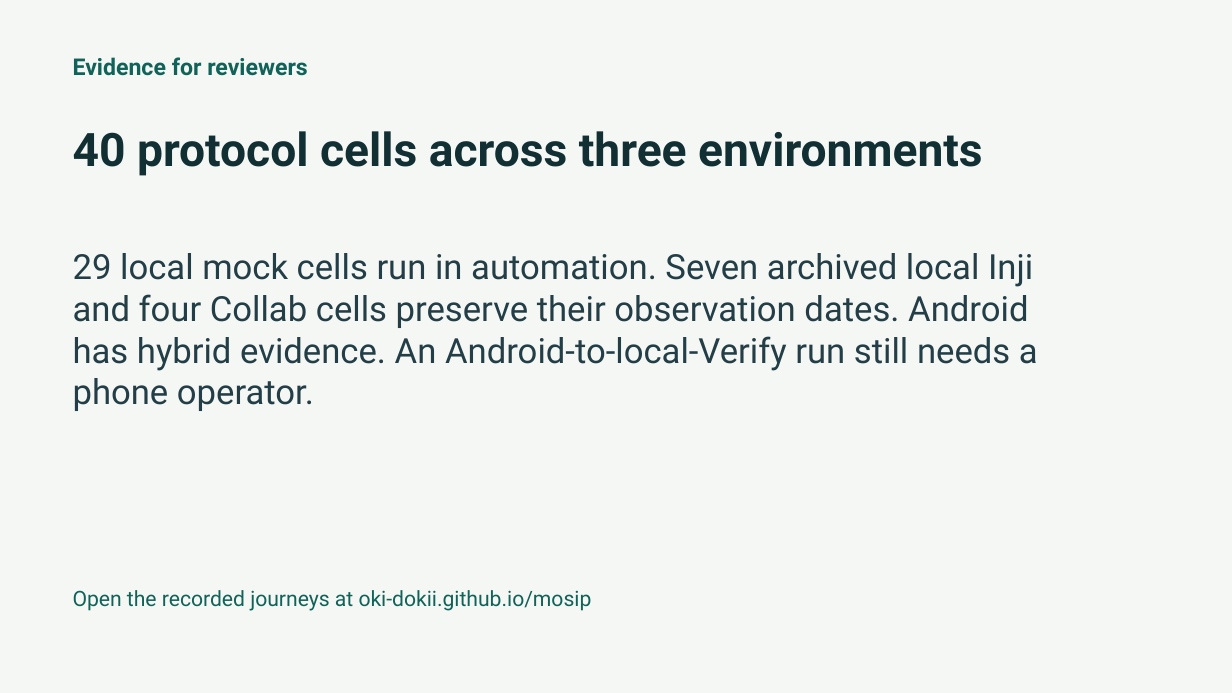
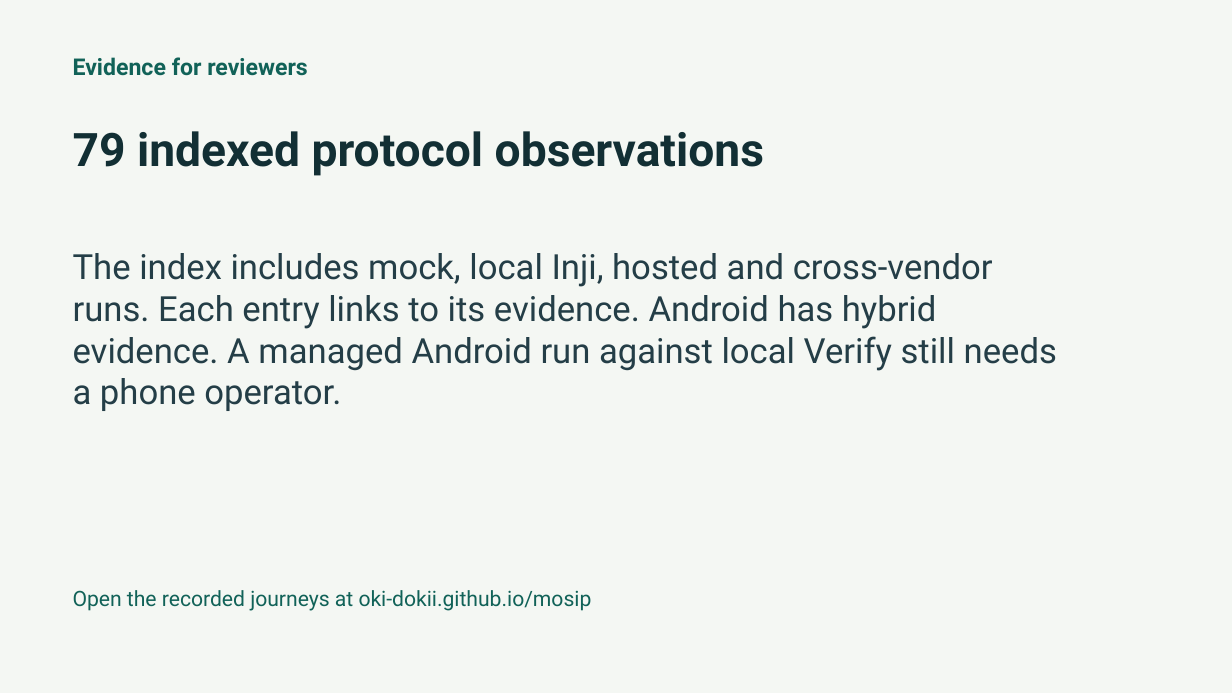
Before and after one commit to oki-dokii/mosip, a slide deck: slide 6 of submission/pitch/Playground-2026-11-01.pptx. Drawn at 1232x693 pixels with LibreOffice and Linux fonts; fonts in the diff are those of the drawing. Boxes give left, top, right and bottom in pixels: in the first picture for what was removed or moved away, otherwise in the second. Text is boxed around its words. In the diff, an @@ line names an element or a change of style, - is before the commit and + after.

```diff
--- a/submission/pitch/Playground-2026-11-01.pptx
+++ b/submission/pitch/Playground-2026-11-01.pptx
@@ text at <box>73,131,764,176</box>: text changed @@
-40 protocol cells across three environments
+79 indexed protocol observations
@@ text at <box>73,253,1057,411</box>: text changed @@
-29 local mock cells run in automation. Seven archived local Inji and four Collab cells preserve their observation dates. Android has hybrid evidence. An Android-to-local-Verify run still needs a phone operator.
+The index includes mock, local Inji, hosted and cross-vendor runs. Each entry links to its evidence. Android has hybrid evidence. A managed Android run against local Verify still needs a phone operator.
```
Also in this commit, not shown: 9 other files.
